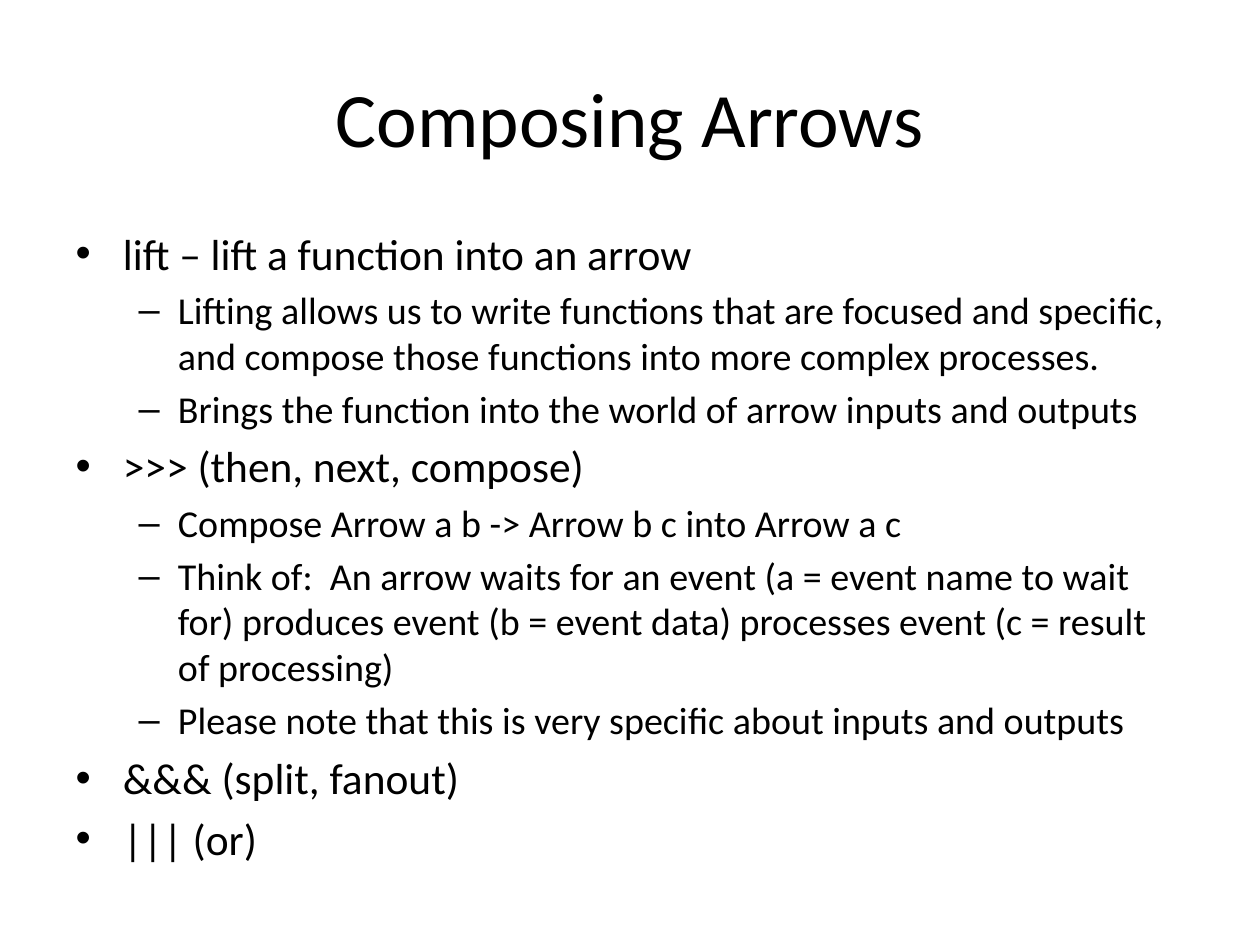
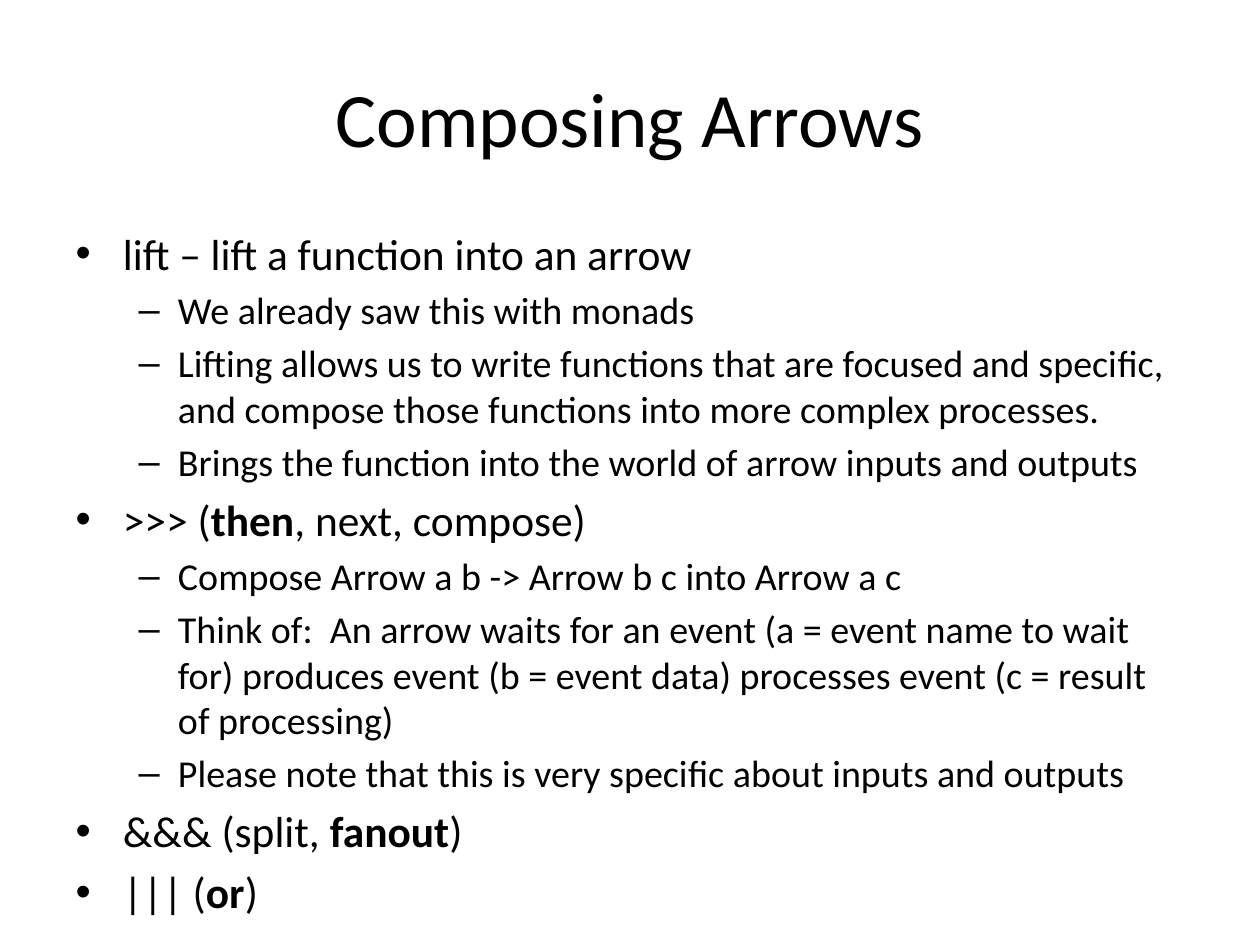
Before and after one commit to enright/arrowlets, a slide deck: slide 14 of MonadsOfDoomArrowsOfTime.pptx (slide 11 before the commit). Drawn at 1260x945 pixels with LibreOffice and Linux fonts; fonts in the diff are those of the drawing. Boxes give left, top, right and bottom in pixels: in the first picture for what was removed or moved away, otherwise in the second. Text is boxed around its words. In the diff, an @@ line names an element or a change of style, - is before the commit and + after.

```diff
--- a/MonadsOfDoomArrowsOfTime.pptx
+++ b/MonadsOfDoomArrowsOfTime.pptx
@@ text at (178, 297, 694, 330): paragraph added @@
+  – We already saw this with monads
@@ text at (198, 504, 586, 854): bold on in "(then,", "fanout)", "(or)" @@
```
Also in this commit, not shown: 2 other slides changed, 8 slides added.
